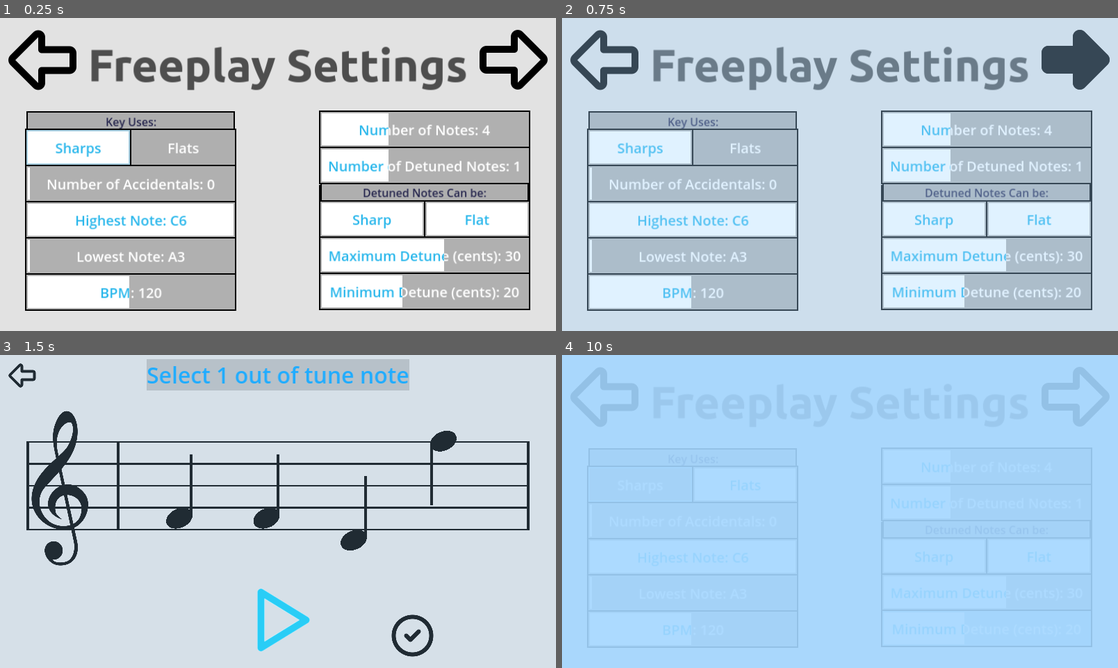
Above: before the commit, frames 1-4 (two rows, left to right).
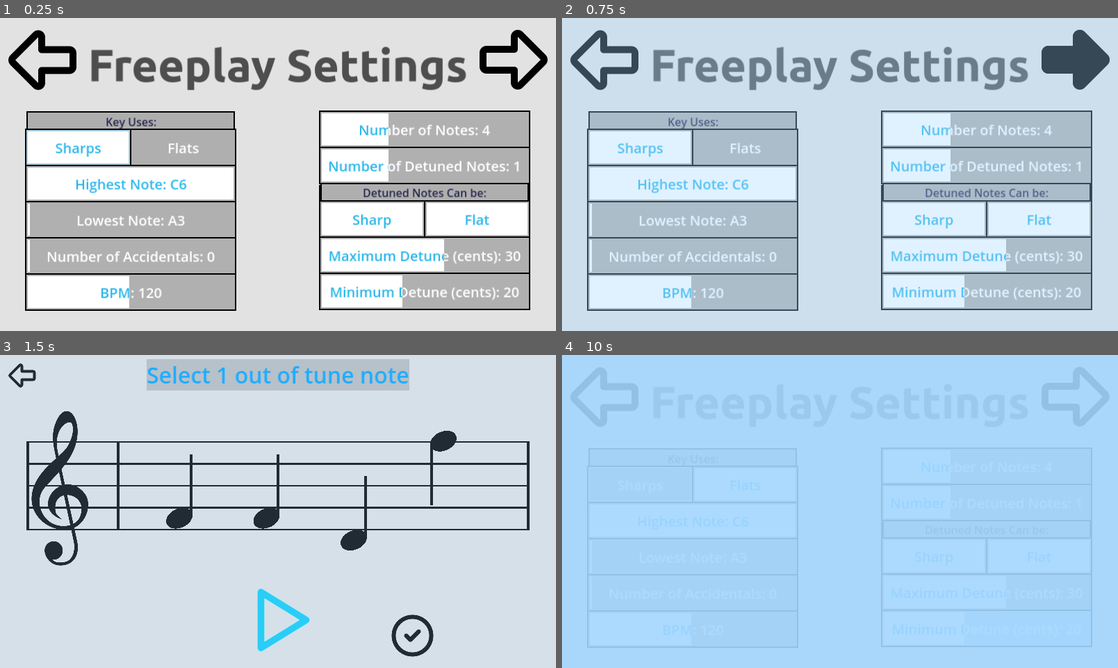
Above: after the commit, the same moments.

Repository: Sniggiho/COMP225-Reluna
Game: Godot game, scene res://Scenes/FreeplaySettingsMenu/FreeplaySettingsMenu.tscn
Two runs of this game, one before a commit and one after it. Both use one fixed random seed, a clock stepped at 60 frames per second and the inputs below. This scene is started directly instead of the project's main scene.
Inputs (mouse positions are in pixels of both pictures, inside the frame that each line leads up to):
- Up to frame 1 (0.25 s): no input
- Up to frame 2 (0.75 s): click (1073, 58) at 0.5 s
- Up to frame 3 (1.5 s): click (278, 621) at 1.25 s
- Up to frame 4 (10 s): click (840, 621) at 2 s; click (739, 517) at 2.77 s; click (973, 636) at 3.5 s; click (584, 376) at 4.27 s; click "return" at 5 s; tap Enter (ui_accept) at 5.75, 6.02, 6.5, 6.77, 8.27, 9.02, 9.77 s; move the mouse to (840, 373) at 5.77 s; hold Right (ui_right) 5.78-6.53 s; hold Space (play) 5.78-6.53 s; move the mouse to (728, 527) at 6.52 s; hold Down (ui_down) 6.53-7.28 s; tap Space (play) at 6.6, 8.1, 9.6 s; move the mouse to (895, 442) at 7.27 s; hold Right (ui_right) 7.28-8.03 s; hold Space (play) 7.28-8.03 s; move the mouse to (812, 574) at 8.02 s; hold Up (ui_up) 8.03-8.78 s; move the mouse to (1006, 558) at 8.77 s; hold Space (play) 8.78-9.53 s; hold Left (ui_left) from 8.78 s (still down); tap Escape (ui_cancel) at 9.4 s; move the mouse to (673, 464) at 9.52 s

The runs differ from the first frame. In frame 1, 7.7% of the frame differs, in the area x 5-42%, y 47-78%; in frame 2, 7.6%; in frame 3, nothing differs; in frame 4, less than 0.1%.

Commit message:
highest/lowest note recall ACTUALLY fixed this time

Diff:
--- a/Project/Scenes/FreeplaySettingsMenu/FreeplaySettingsMenu.tscn
+++ b/Project/Scenes/FreeplaySettingsMenu/FreeplaySettingsMenu.tscn
@@ -167,11 +167,13 @@
 [node name="Foreground1" parent="CenterContainer/VBoxContainer/CenterContainer/HBoxContainer/Column A/ColumnA/Accidental Choice/BySharps" index="1"]
 offset_right = 300.0
 offset_bottom = 100.0
+color = Color(0.690196, 0.690196, 0.690196, 1)
 
 [node name="Foreground2" parent="CenterContainer/VBoxContainer/CenterContainer/HBoxContainer/Column A/ColumnA/Accidental Choice/BySharps" index="2"]
 offset_left = 300.0
 offset_right = 600.0
 offset_bottom = 100.0
+color = Color(0.690196, 0.690196, 0.690196, 1)
 
 [node name="SharpButton" parent="CenterContainer/VBoxContainer/CenterContainer/HBoxContainer/Column A/ColumnA/Accidental Choice/BySharps" index="3"]
 offset_right = 298.0
@@ -214,6 +216,25 @@
 
 [node name="Line2D" parent="CenterContainer/VBoxContainer/CenterContainer/HBoxContainer/Column A/ColumnA/Accidental Choice/BySharps" index="5"]
 points = PackedVector2Array(300, 0, 300, 100)
+
+[node name="MaxNote" parent="CenterContainer/VBoxContainer/CenterContainer/HBoxContainer/Column A/ColumnA" instance=ExtResource("18_2jqco")]
+custom_minimum_size = Vector2(0, 100)
+layout_mode = 2
+max_value = 36.0
+value = 0.0
+script = ExtResource("20_ivtfm")
+text = "Highest Note"
+height = 100.0
+
+[node name="MinNote" parent="CenterContainer/VBoxContainer/CenterContainer/HBoxContainer/Column A/ColumnA" instance=ExtResource("18_2jqco")]
+custom_minimum_size = Vector2(0, 100)
+layout_mode = 2
+max_value = 1.0
+value = 0.0
+script = ExtResource("19_08umj")
+text = "Lowest Note"
+maxActualValue = -1
+height = 100.0
 
 [node name="NumAccidentals" parent="CenterContainer/VBoxContainer/CenterContainer/HBoxContainer/Column A/ColumnA" instance=ExtResource("18_2jqco")]
 custom_minimum_size = Vector2(0, 100)
@@ -223,25 +244,6 @@
 script = ExtResource("16_vterl")
 text = "Number of Accidentals"
 maxActualValue = 6
-height = 100.0
-
-[node name="MaxNote" parent="CenterContainer/VBoxContainer/CenterContainer/HBoxContainer/Column A/ColumnA" instance=ExtResource("18_2jqco")]
-custom_minimum_size = Vector2(0, 100)
-layout_mode = 2
-max_value = 36.0
-value = 0.0
-script = ExtResource("20_ivtfm")
-text = "Highest Note"
-height = 100.0
-
-[node name="MinNote" parent="CenterContainer/VBoxContainer/CenterContainer/HBoxContainer/Column A/ColumnA" instance=ExtResource("18_2jqco")]
-custom_minimum_size = Vector2(0, 100)
-layout_mode = 2
-max_value = 1.0
-value = 0.0
-script = ExtResource("19_08umj")
-text = "Lowest Note"
-maxActualValue = -1
 height = 100.0
 
 [node name="BPM" parent="CenterContainer/VBoxContainer/CenterContainer/HBoxContainer/Column A/ColumnA" instance=ExtResource("18_2jqco")]
--- a/Project/Scenes/FreeplaySettingsMenu/MaxNote2.gd
+++ b/Project/Scenes/FreeplaySettingsMenu/MaxNote2.gd
@@ -22,7 +22,6 @@
 	print("gleveldata highest note ", GLevelData.highestNote)
 
 	if GLevelData.valid:
-		print("restoring note vals")
 		var highestNote = GLevelData.highestNote
 		_key_updated()
 		value = key.find(highestNote)
@@ -55,7 +54,8 @@
 
 
 func _on_num_accidentals_value_changed(value):
-	_key_updated()
+	if self.is_inside_tree():
+		_key_updated()
 
 
 func _on_by_sharps_buttons_changed():
--- a/Project/Scenes/FreeplaySettingsMenu/MinNote2.gd
+++ b/Project/Scenes/FreeplaySettingsMenu/MinNote2.gd
@@ -59,8 +59,8 @@
 
 
 func _on_num_accidentals_value_changed(value):
-	_key_updated()
-
+	if self.is_inside_tree():
+		_key_updated()
 
 func _on_max_note_max_note_changed(passedValue):
 	maxActualValue = passedValue
--- a/Project/Scenes/LevelManager/LevelManager.gd
+++ b/Project/Scenes/LevelManager/LevelManager.gd
@@ -38,7 +38,7 @@
 @export var lowestNote : String = "c4"
 
 ## The maximum octave of notes to generate
-@export var highestNote : String = "c6"
+# @export var highestNote : String = "c6"
 
 ## Direction of detune, that is sharp or flat or both.
 ## Sharp indicates increasing cents (detuneDirection =  1).
@@ -237,7 +237,7 @@
 		minDetuneCents = GLevelData.minDetuneCents
 		maxDetuneCents = GLevelData.maxDetuneCents
 		lowestNote = GLevelData.lowestNote
-		highestNote = GLevelData.highestNote
+		# highestNote = GLevelData.highestNote
 		detuneDirection = GLevelData.detuneDir
 		numAccidentals = GLevelData.numAccidentals
 		bySharp = GLevelData.bySharps
Not shown: 1 places in Project/Scenes/FreeplaySettingsMenu/FreeplaySettingsMenu.tscn that only renumber resources
